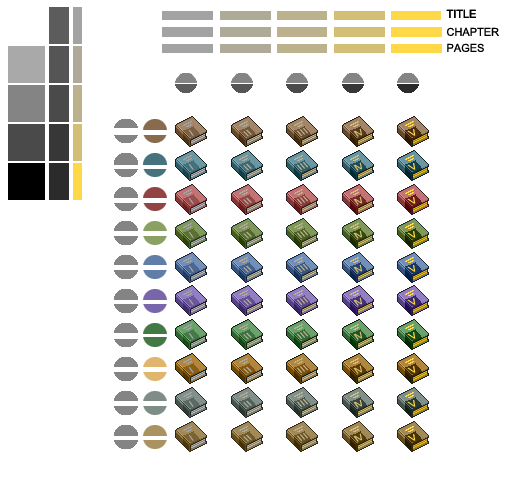
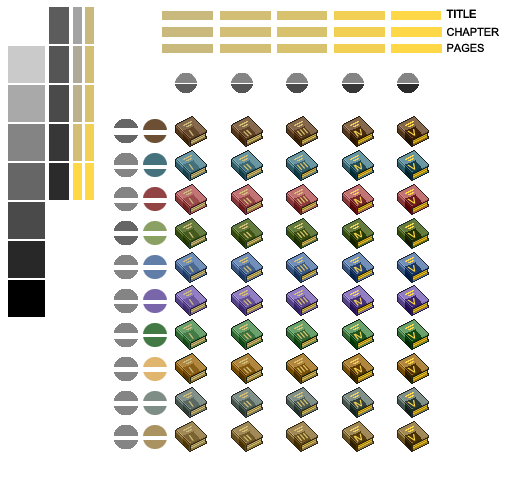
The second 511 x 487 image is a revision of the first. Changes to its layers:
painted on "og titles normal" over (162, 11, 385, 432)
painted on "numerals" over (162, 27, 385, 442)
painted on "pages colorize" over (162, 44, 385, 449)
painted on "covers color" over (143, 117, 428, 145)
painted on "splash color" over (143, 126, 422, 146)
painted on "row - cover" over (114, 117, 428, 247)
painted on "row - splash" over (114, 126, 422, 248)
painted on "Covers" over (8, 7, 94, 317)
